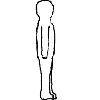
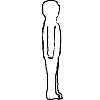
Two versions of the same layered image (100 x 100). Layer-by-layer changes:
painted on "Layer 1" over [35, 0, 63, 100]
